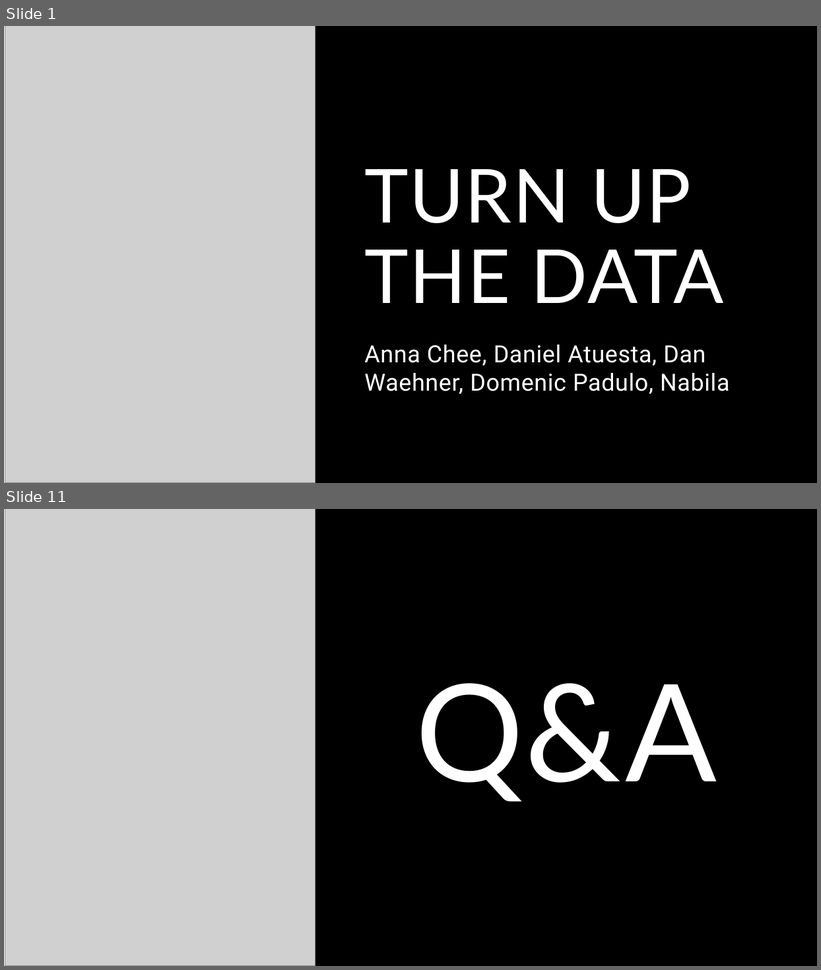
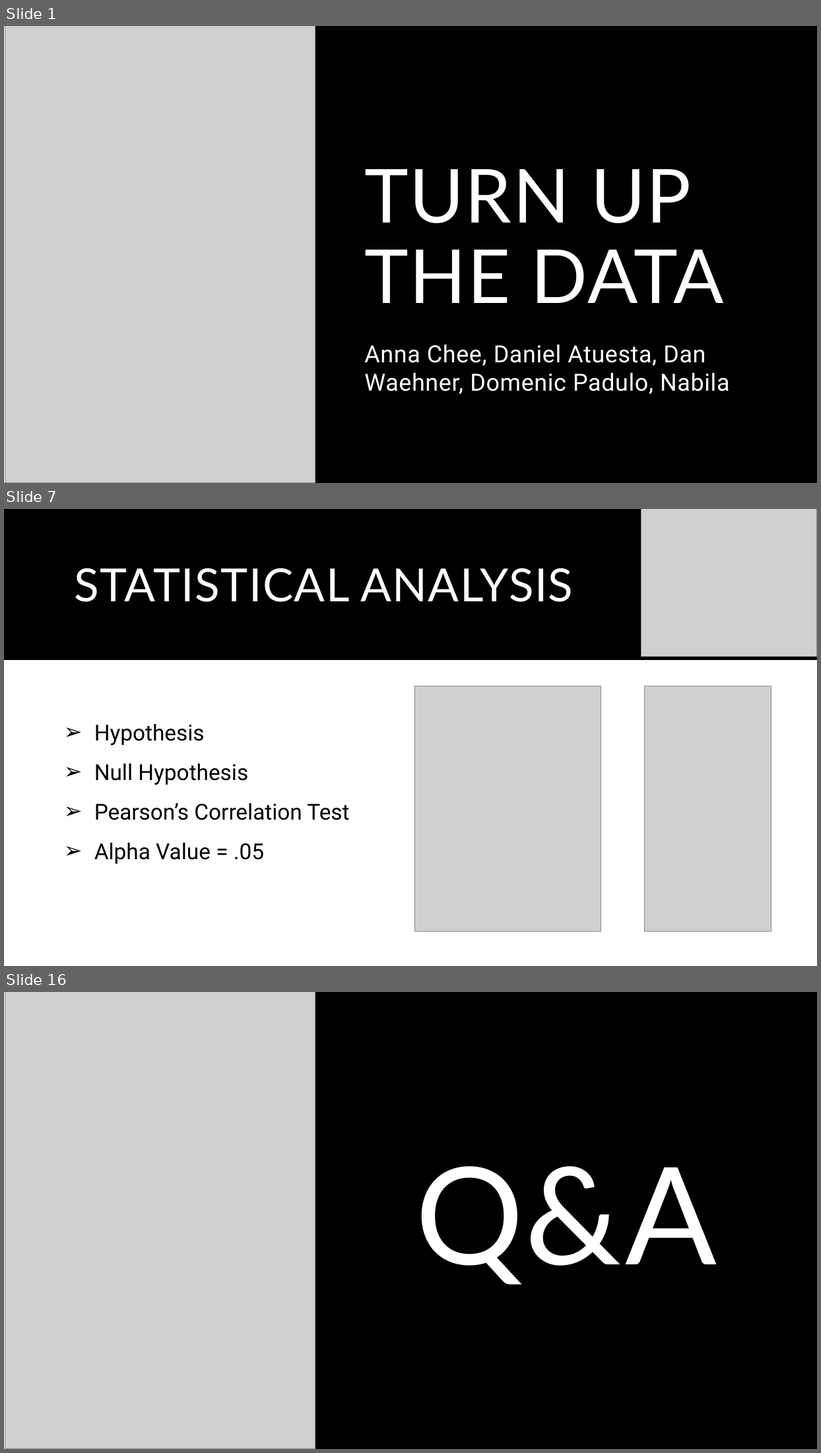
Before and after one commit to shchee5/TurnUptheData, a slide deck: Turn Up The Data.pptx. Shown one above the other, each under a label of ours: slides 1 and 11 before the commit, slides 1, 7 and 16 after it; the slides between them are not shown. The pictures are 821x970 and 821x1453 pixels, drawn with LibreOffice and Linux fonts; fonts in the diff are those of the drawing; grey boxes stand for pictures. Boxes give left, top, right and bottom in pixels: in the first picture for what was removed or moved away, otherwise in the second. Text is boxed around its words. In the diff, an @@ line names an element or a change of style, - is before the commit and + after.

```diff
--- a/Turn Up The Data.pptx
+++ b/Turn Up The Data.pptx
@@ slide 7 added at <box>4,509,817,966</box>, background #FFFFFF @@
@@ rectangle added at <box>4,509,817,660</box>, fill #000000 @@
@@ picture added at <box>642,509,817,657</box> @@
@@ title added at <box>74,568,573,602</box>, 54 pt, text #FFFFFF @@
+STATISTICAL ANALYSIS
@@ picture added at <box>415,686,601,931</box> @@
@@ picture added at <box>644,686,772,931</box> @@
@@ text added at <box>94,724,349,864</box>, 26 pt, text #000000 @@
+➢ Hypothesis
+➢ Null Hypothesis
+➢ Pearson’s Correlation Test
+➢ Alpha Value = .05
@@ what was slide 11 is now slide 16 @@
```
Also in this commit, not shown: 6 slides changed, 7 other slides added, 3 slides removed.
